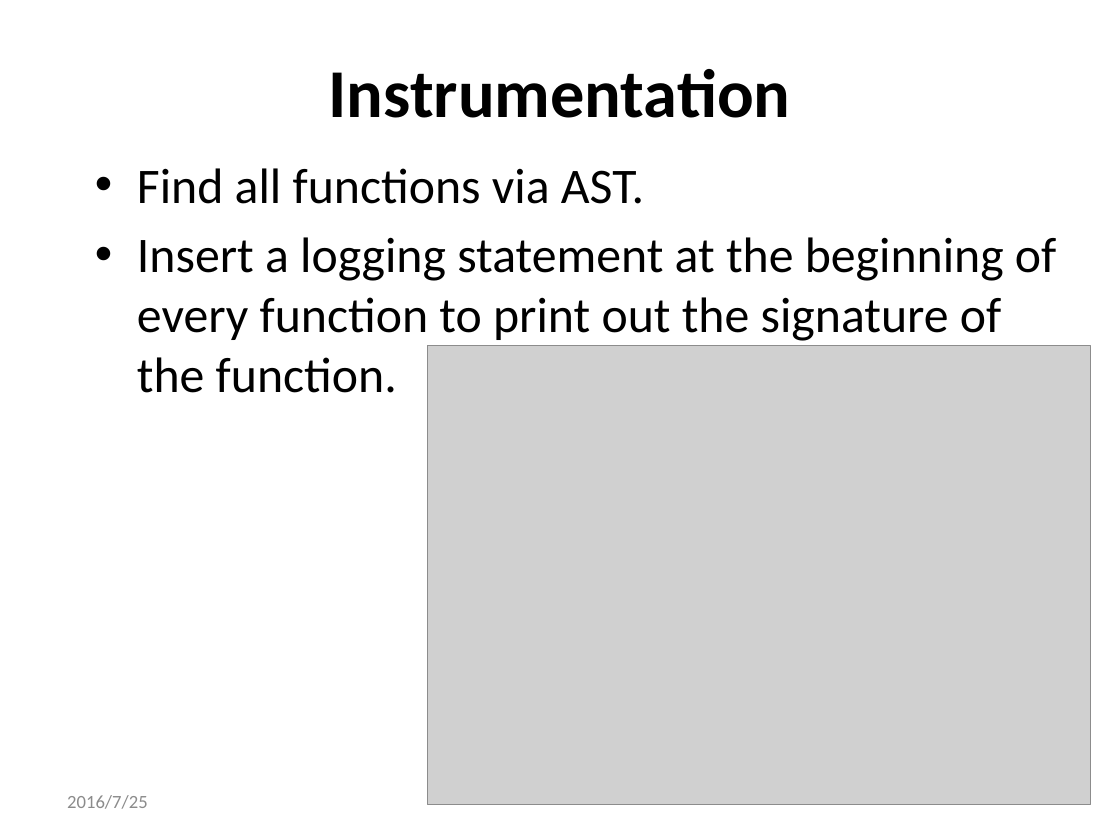
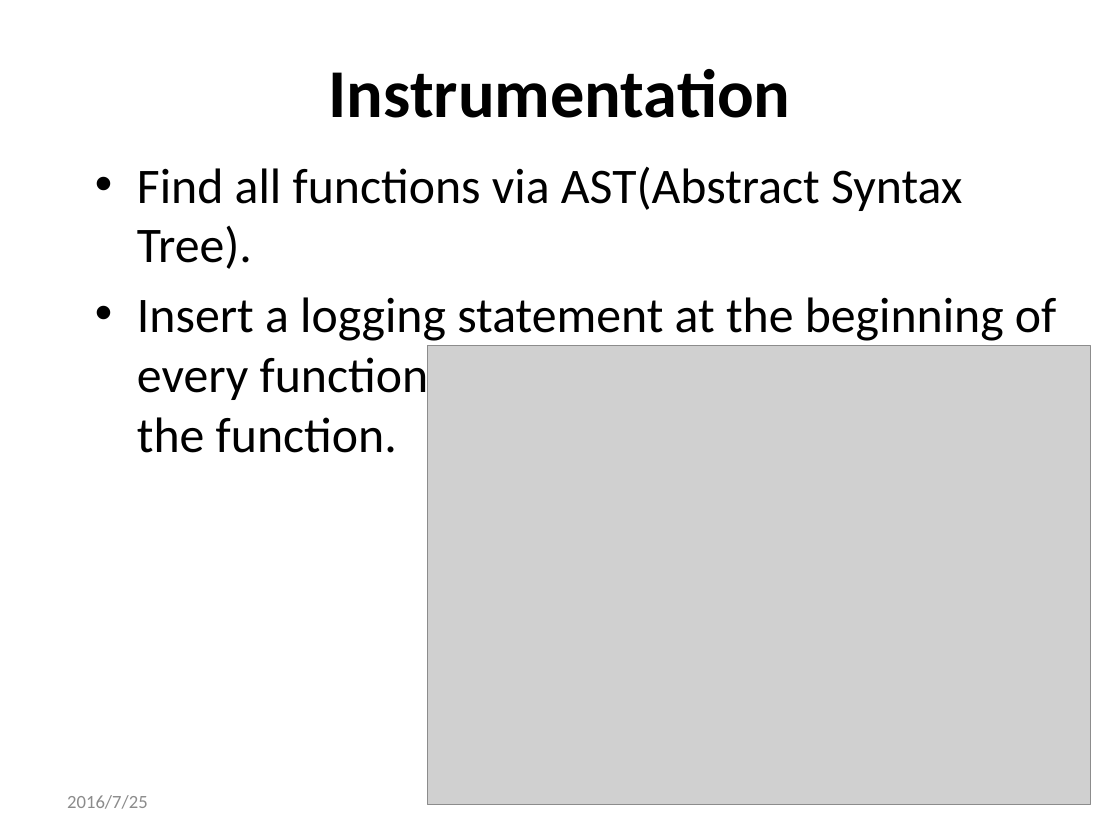
Before and after one commit to qwordy/IUT, a slide deck: slide 9 of doc/Final Presentation/Incremental_Unit_Testing-20160725-v3.pptx. Drawn at 1120x840 pixels with LibreOffice and Linux fonts; fonts in the diff are those of the drawing; grey boxes stand for pictures. Boxes give left, top, right and bottom in pixels: in the first picture for what was removed or moved away, otherwise in the second. Text is boxed around its words. In the diff, an @@ line names an element or a change of style, - is before the commit and + after.

```diff
--- a/doc/Final Presentation/Incremental_Unit_Testing-20160725-v3.pptx
+++ b/doc/Final Presentation/Incremental_Unit_Testing-20160725-v3.pptx
@@ text at (137, 167, 963, 269): text changed @@
-• Find all functions via AST.
+• Find all functions via AST(Abstract Syntax Tree).
```
Also in this commit, not shown: 3 other slides changed.
